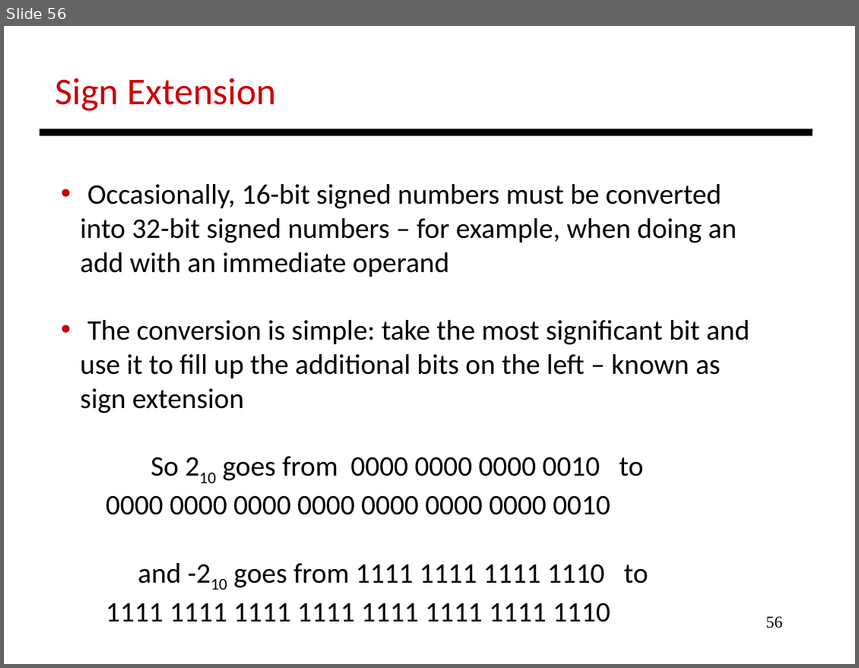
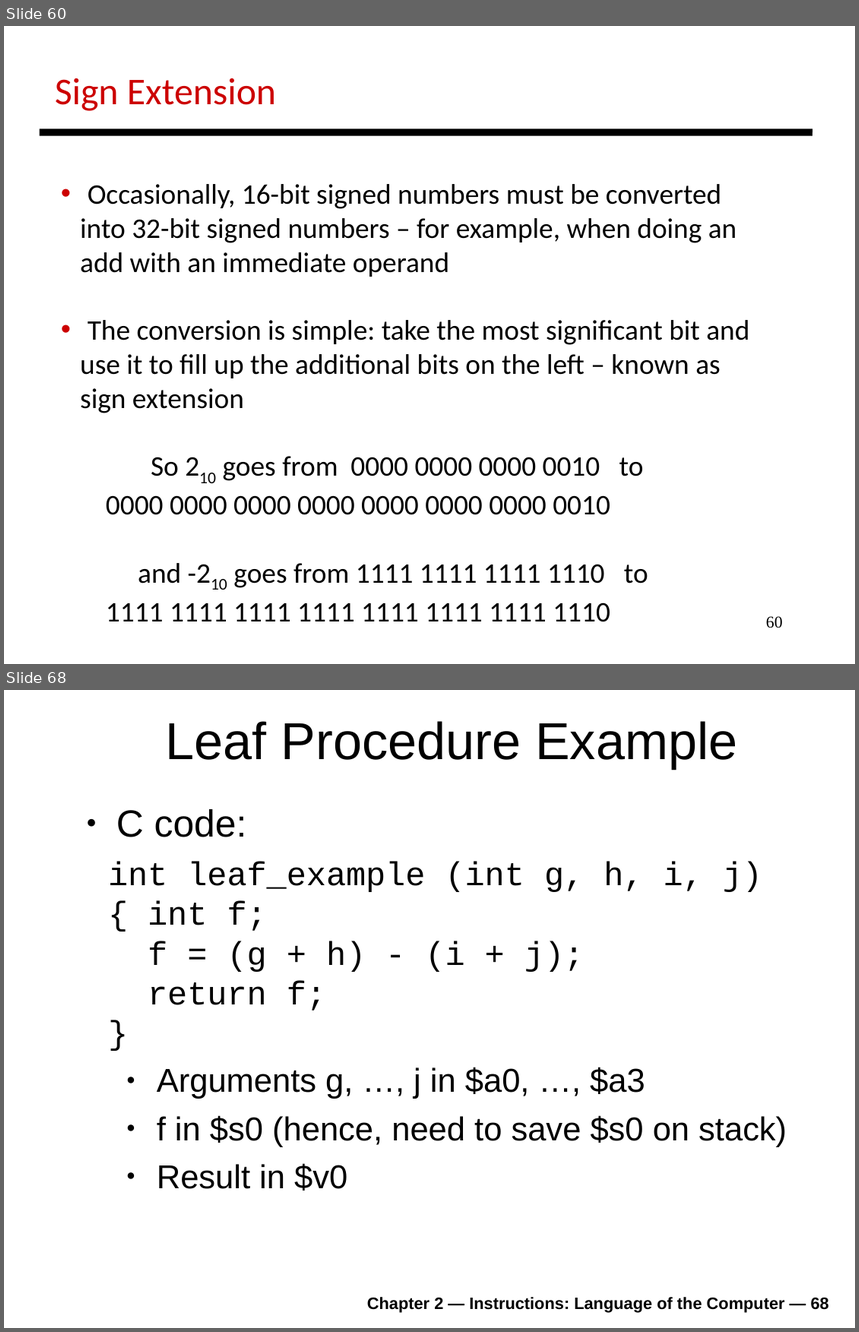
Before and after one commit to antonburtsev/cs3810, a slide deck: lectures/lecture04-mips/lecture-04-mips.odp. Shown one above the other, each under a label of ours: slide 56 before the commit, slides 60 and 68 after it; the slides between them are not shown. The pictures are 859x668 and 859x1332 pixels, drawn with LibreOffice and Linux fonts; fonts in the diff are those of the drawing. Boxes give left, top, right and bottom in pixels: in the first picture for what was removed or moved away, otherwise in the second. Text is boxed around its words. In the diff, an @@ line names an element or a change of style, - is before the commit and + after.

```diff
--- a/lectures/lecture04-mips/lecture-04-mips.odp
+++ b/lectures/lecture04-mips/lecture-04-mips.odp
@@ slide 68 added at (x1=4, y1=690, x2=855, y2=1328), background #FFFFFF @@
@@ title added at (x1=166, y1=721, x2=737, y2=769), 44 pt, text #000000 @@
+Leaf Procedure Example
@@ text added at (x1=108, y1=809, x2=787, y2=1191), 28 pt, text #000000 @@
+● C code:
+int leaf_example (int g, h, i, j)
+{ int f;
+f = (g + h) - (i + j);
+return f;
+}
+  ● Arguments g, …, j in $a0, …, $a3
+  ● f in $s0 (hence, need to save $s0 on stack)
+  ● Result in $v0
@@ text added at (x1=367, y1=1297, x2=829, y2=1313), 14 pt, text #000000, bold @@
+Chapter 2 — Instructions: Language of the Computer — 68
@@ what was slide 56 is now slide 60 @@
@@ page number at (x1=766, y1=617, x2=783, y2=629): text changed @@
-56
+60
```
Also in this commit, not shown: 2 slides changed, 42 other slides added, 1 slide removed, 2 other files.
